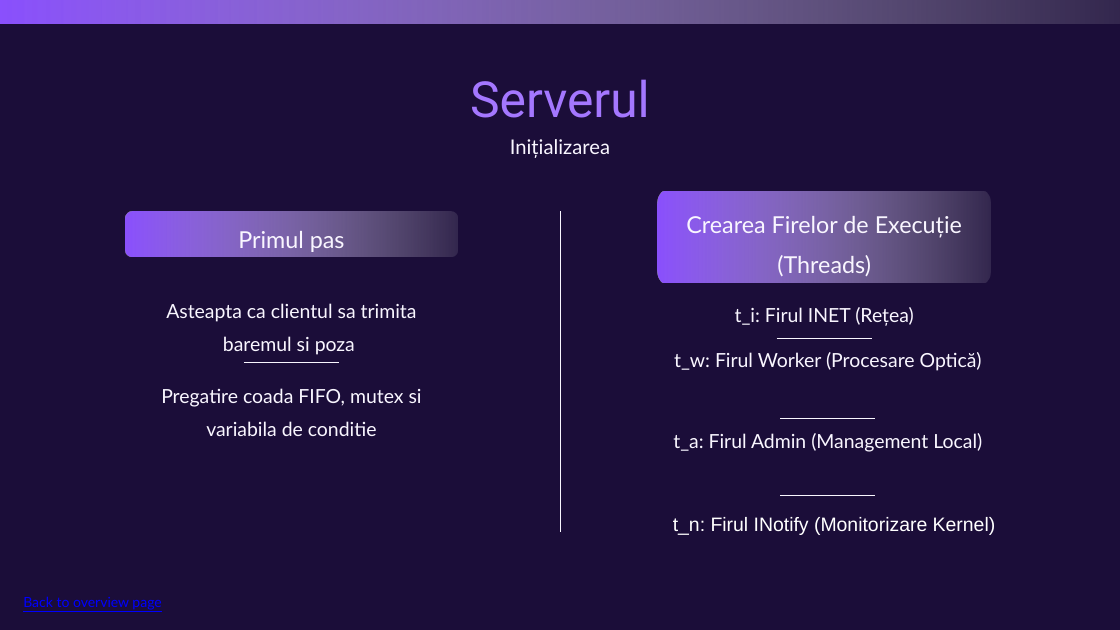
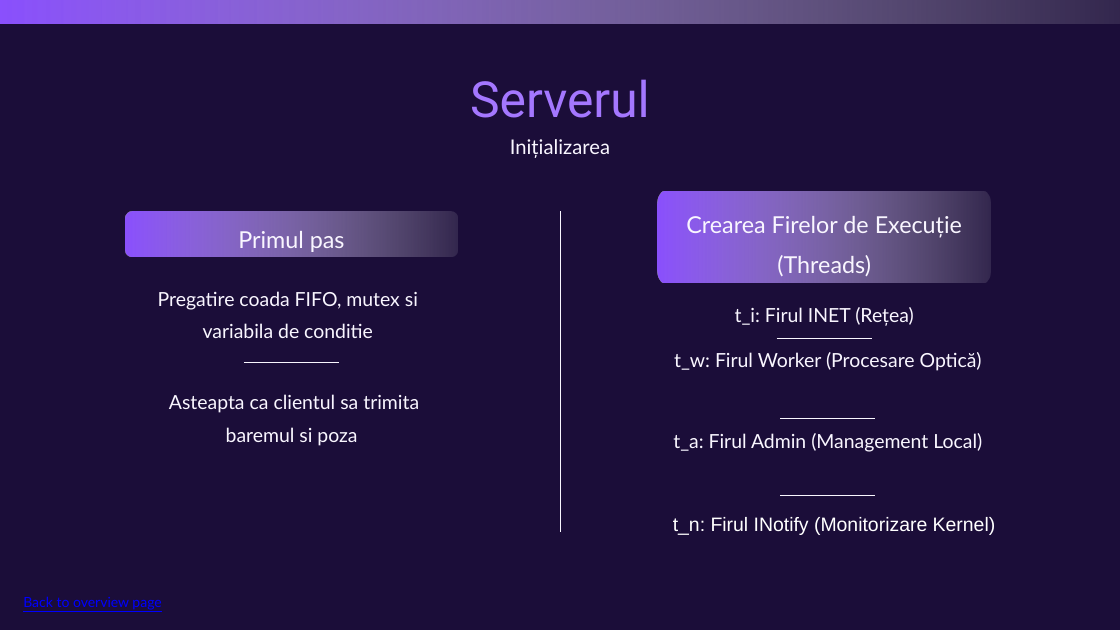
Before and after one commit to Nicu-2004/proiectpcd, a slide deck: slide 5 of PrezentarePCD.pptx. Drawn at 1120x630 pixels with LibreOffice and Linux fonts; fonts in the diff are those of the drawing. Boxes give left, top, right and bottom in pixels: in the first picture for what was removed or moved away, otherwise in the second. Text is boxed around its words. In the diff, an @@ line names an element or a change of style, - is before the commit and + after.

Commit message:
Mic update vizual

```diff
--- a/PrezentarePCD.pptx
+++ b/PrezentarePCD.pptx
@@ text "Pregatire coada FIFO, mutex si ...": place and size @@
-text "Pregatire coada FIFO, mutex si ..." at [161,388,422,436]
+text "Pregatire coada FIFO, mutex si ..." at [158,291,418,338]
@@ text "Asteapta ca clientul sa trimita ...": place and size @@
-text "Asteapta ca clientul sa trimita ..." at [166,303,417,355]
+text "Asteapta ca clientul sa trimita ..." at [169,394,419,446]
```
